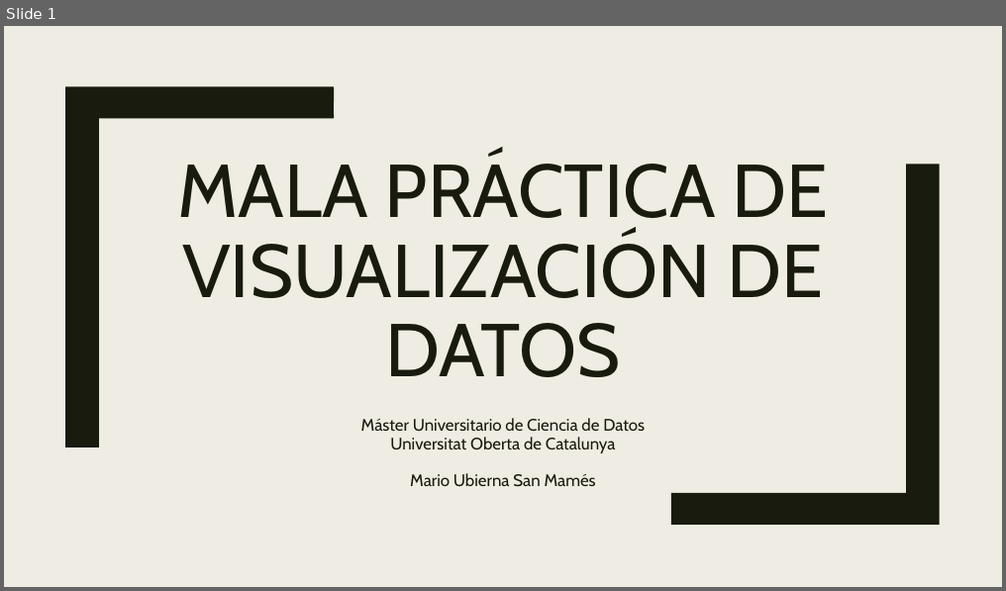
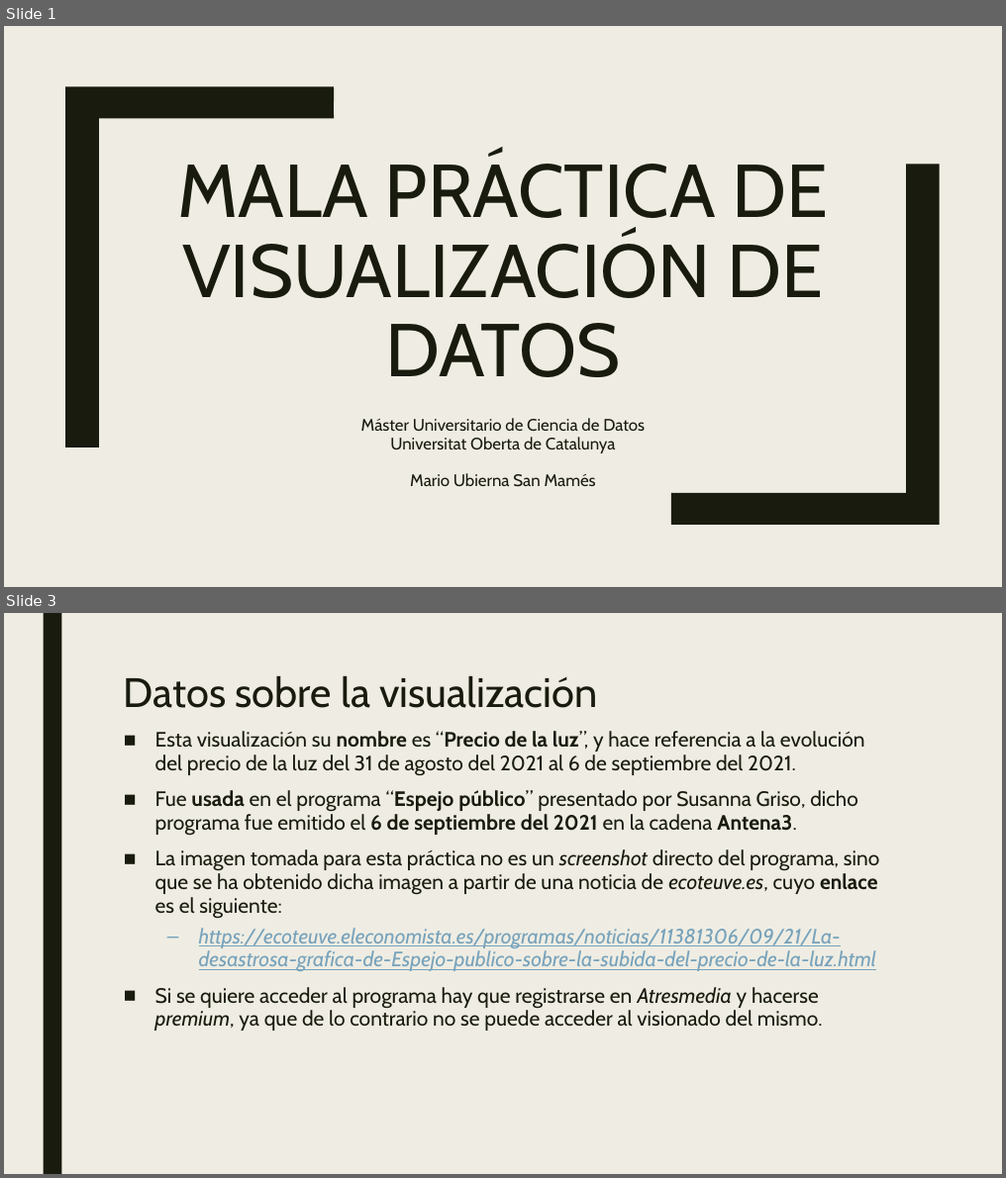
Before and after one commit to mariousm/Data-Science-Master, a slide deck: 2021-22/PrimerSemestre/Visualizacion/MalaPractica.pptx. Shown one above the other, each under a label of ours: slide 1 before the commit, slides 1 and 3 after it; the slides between them are not shown. The pictures are 1006x591 and 1006x1178 pixels, drawn with LibreOffice and Linux fonts; fonts in the diff are those of the drawing. Boxes give left, top, right and bottom in pixels: in the first picture for what was removed or moved away, otherwise in the second. Text is boxed around its words. In the diff, an @@ line names an element or a change of style, - is before the commit and + after.

```diff
--- a/2021-22/PrimerSemestre/Visualizacion/MalaPractica.pptx
+++ b/2021-22/PrimerSemestre/Visualizacion/MalaPractica.pptx
@@ slide 3 added at (4,613,1002,1174), background #EFEDE3 @@
@@ rectangle added at (43,613,61,1174), fill #191B0E @@
@@ title added at (124,676,597,708), 39.6 pt, text #191B0E @@
+Datos sobre la visualización
@@ text added at (155,731,879,1031), 20 pt, text #191B0E @@
+■ Esta visualización su nombre es “Precio de la luz”, y hace referencia a la evolución del precio de la luz del 31 de agosto del 2021 al 6 de septiembre del 2021.
+■ Fue usada en el programa “Espejo público” presentado por Susanna Griso, dicho programa fue emitido el 6 de septiembre del 2021 en la cadena Antena3.
+■ La imagen tomada para esta práctica no es un screenshot directo del programa, sino que se ha obtenido dicha imagen a partir de una noticia de ecoteuve.es, cuyo enlace es el siguiente:
+  – https://ecoteuve.eleconomista.es/programas/noticias/11381306/09/21/La-desastrosa-grafica-de-Espejo-publico-sobre-la-subida-del-precio-de-la-luz.html
+■ Si se quiere acceder al programa hay que registrarse en Atresmedia y hacerse premium, ya que de lo contrario no se puede acceder al visionado del mismo.
```
Also in this commit, not shown: 9 other slides added, 1 other file.
